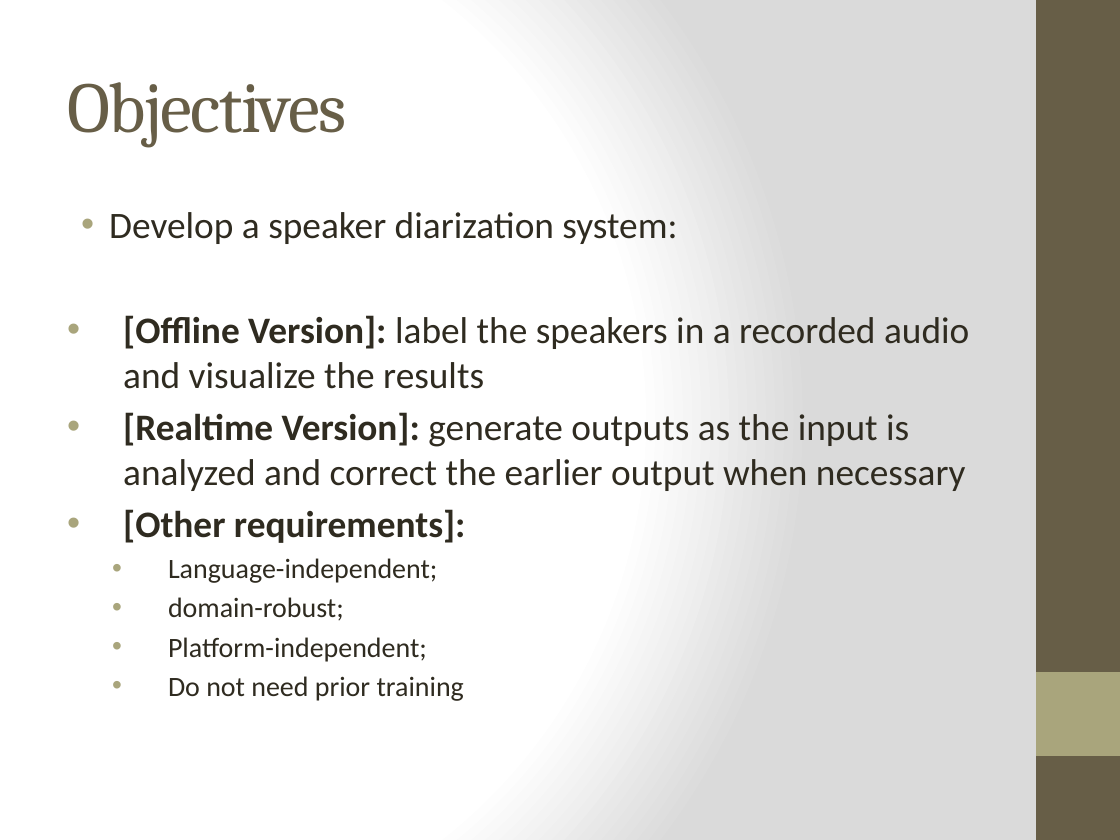
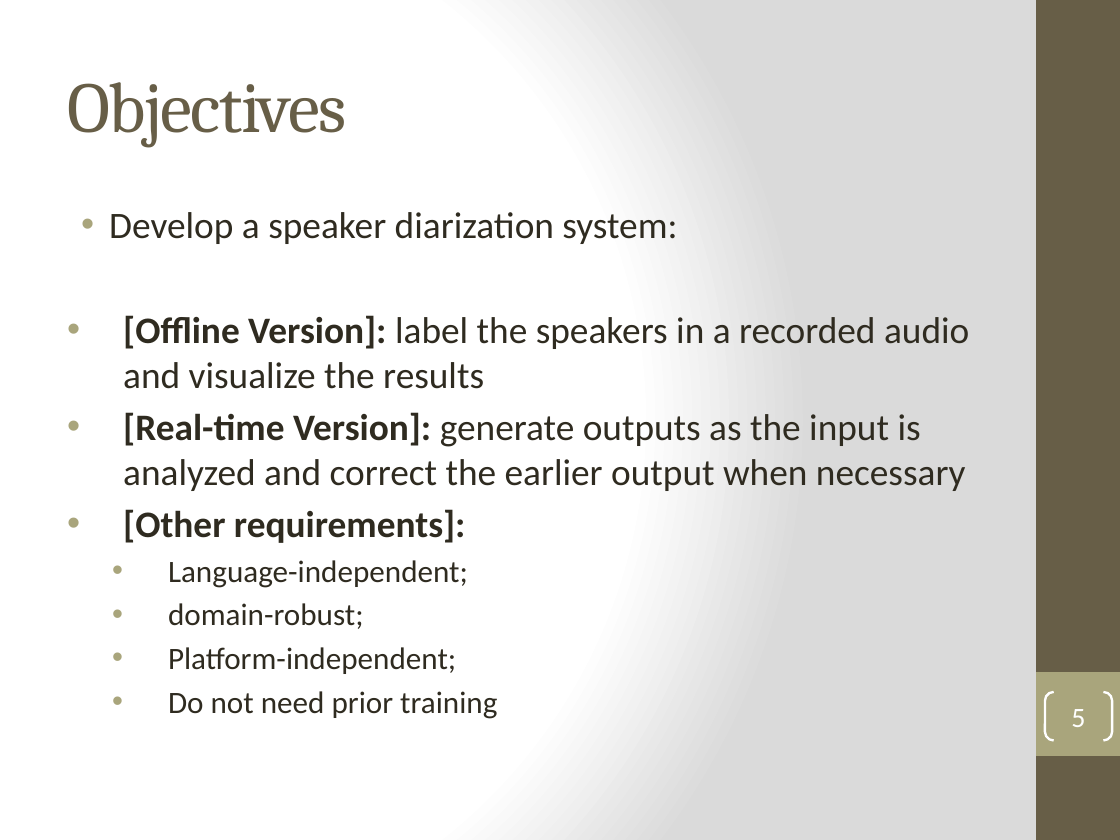
Before and after one commit to henryph/vba_project, a slide deck: slide 5 of Real-time Speaker Recognizer - Oral Examination.pptx. Drawn at 1120x840 pixels with LibreOffice and Linux fonts; fonts in the diff are those of the drawing. Boxes give left, top, right and bottom in pixels: in the first picture for what was removed or moved away, otherwise in the second. Text is boxed around its words. In the diff, an @@ line names an element or a change of style, - is before the commit and + after.

```diff
--- a/Real-time Speaker Recognizer - Oral Examination.pptx
+++ b/Real-time Speaker Recognizer - Oral Examination.pptx
@@ text at (123,412,966,491): text changed @@
-• [Realtime Version]: generate outputs as the input is analyzed and correct the earlier output when necessary
+• [Real-time Version]: generate outputs as the input is analyzed and correct the earlier output when necessary
@@ text at (168,560,497,719): size 18 to 20 pt in "Language-independent;", "domain-robust;", "Platform-independent;", "Do not need prior training" @@
@@ page number added at (1045,692,1112,740), outline #FFFFFF 1.5 pt, 18 pt, text #FFFFFF @@
+5
```
Also in this commit, not shown: 8 other slides changed, 7 slides added, 1 slide removed, 1 other file.
